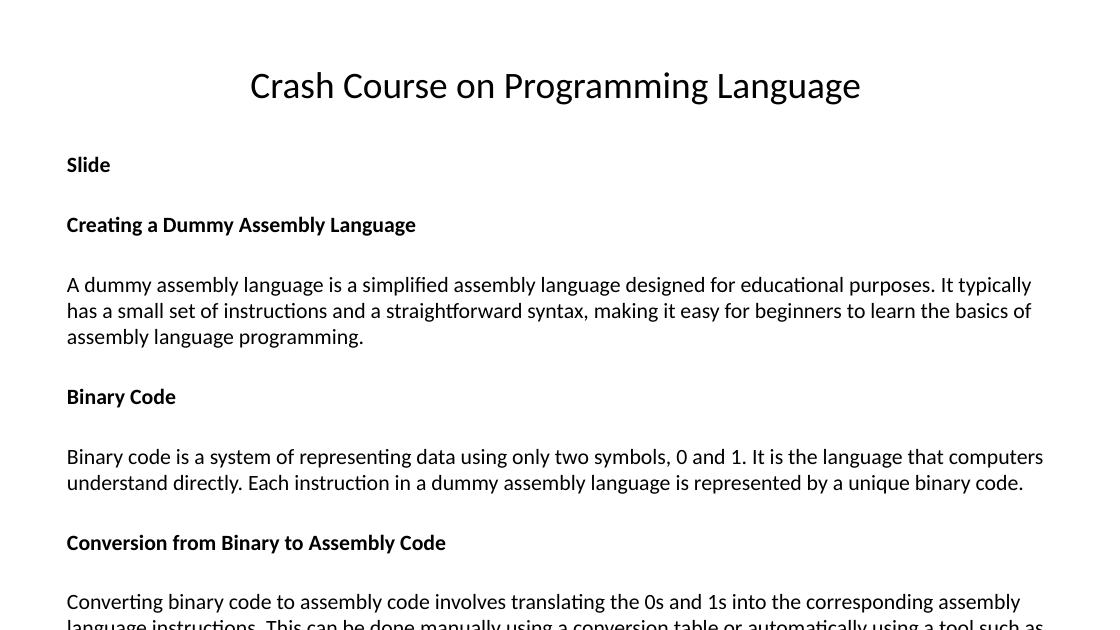
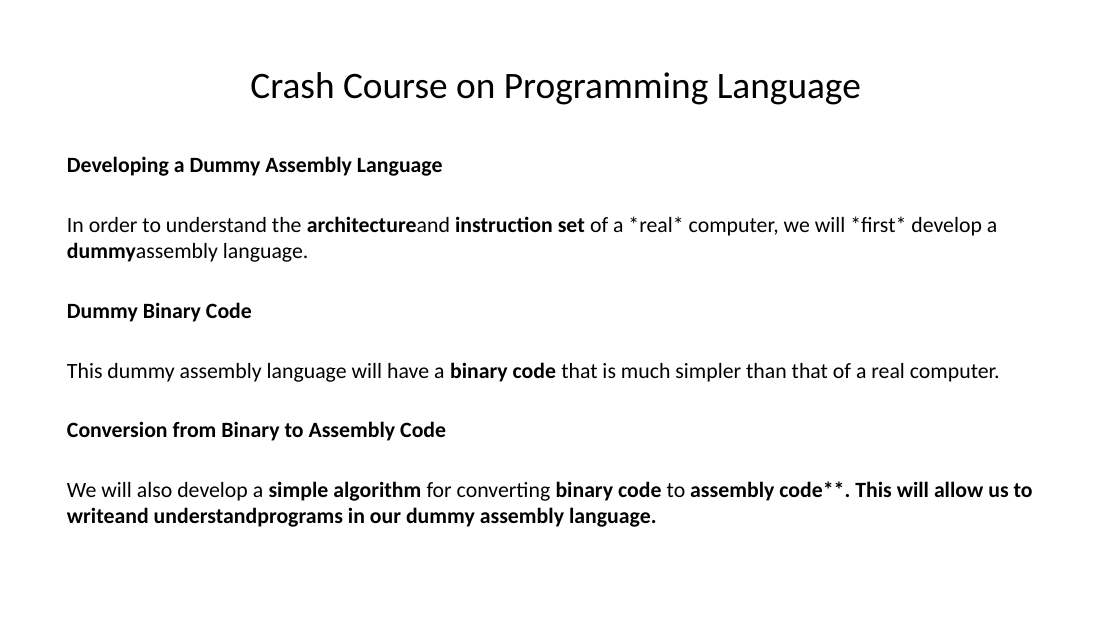
Before and after one commit to munirrudy-sg/Boring-Slide-Eradicator-inator, a slide deck: slide 15 of output.pptx. Drawn at 1120x630 pixels with LibreOffice and Linux fonts; fonts in the diff are those of the drawing. Boxes give left, top, right and bottom in pixels: in the first picture for what was removed or moved away, otherwise in the second. Text is boxed around its words. In the diff, an @@ line names an element or a change of style, - is before the commit and + after.

```diff
--- a/output.pptx
+++ b/output.pptx
@@ text at (67,156,1000,382): text changed @@
-Slide
-Creating a Dummy Assembly Language
-A dummy assembly language is a simplified assembly language designed for educational purposes. It typically has a small set of instructions and a straightforward syntax, making it easy for beginners to learn the basics of assembly language programming.
-Binary Code
-Binary code is a system of representing data using only two symbols, 0 and 1. It is the language that computers understand directly. Each instruction in a dummy assembly language is represented by a unique binary code.
+Developing a Dummy Assembly Language
+In order to understand the architectureand instruction set of a *real* computer, we will *first* develop a dummyassembly language.
+Dummy Binary Code
+This dummy assembly language will have a binary code that is much simpler than that of a real computer.
@@ text at (67,481,1033,527): text changed; bold on @@
-Converting binary code to assembly code involves translating the 0s and 1s into the corresponding assembly language instructions. This can be done manually using a conversion table or automatically using a tool such as a disassembler.
+We will also develop a simple algorithm for converting binary code to assembly code**. This will allow us to writeand understandprograms in our dummy assembly language.
```
Also in this commit, not shown: 14 other slides changed, 1 other file.
